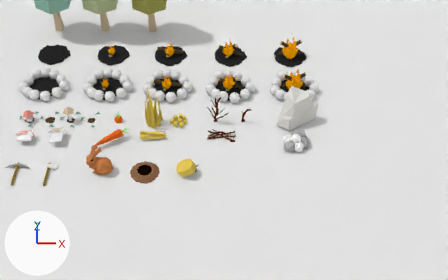
What one commit did to the Blender file Assets/DontStarve/DontStarveAssets01.blend.
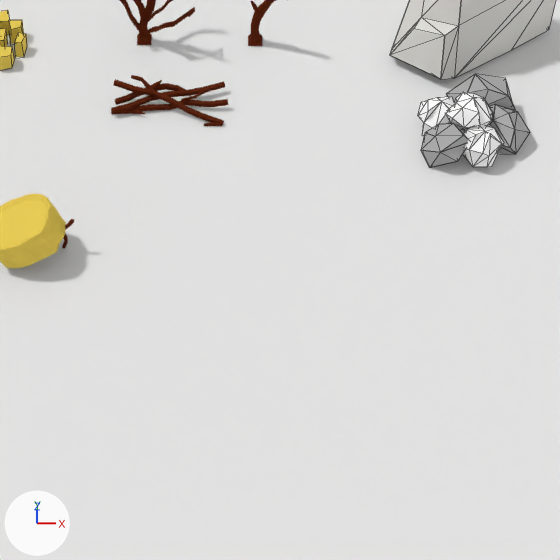
Each version is shown from a camera (50 mm lens) standing at (3.25, -6.78, 18.98) and looking at (3.02, 9.84, 1.29), then close up on the part from 40% to 71% of the width and 40% to 89% of the height. Every picture has the same lights, and +X, +Y and +Z are marked at lower left. The close-ups show mesh edges as thin lines.

The scene before the commit, as lines of its bpy script (objects in view):
```python
me_cube_022 = bpy.data.meshes.new('Cube.022')
me_cube_022.from_pydata(...)  # 144 vertices, 138 faces; spans x -2.51..2.11, y -11.75..-2.66, z -1.47..2.72
me_cube_022.materials.append(mat_twigs)  # brown #5a2412
me_untitled = bpy.data.meshes.new('Untitled')
me_untitled.from_pydata(...)  # 98 vertices, 40 faces; spans x -713.0..930.0, y 0.0..1467.0, z -591.0..706.0
me_untitled.materials.append(mat_color_002)  # light grey #dfded9
me_untitled_006 = bpy.data.meshes.new('Untitled.006')
me_untitled_006.from_pydata(...)  # 51 vertices, 24 faces; spans x -352.0..401.0, y 0.0..402.0, z -256.0..341.0
me_untitled_006.materials.append(mat_m_0134_dimgray)  # grey #acacac
ob_cube_010 = bpy.data.objects.new('Cube.010', me_cube_022)
ob_cube_010.location = (2.96, 11.63, 0.07)
ob_cube_010.scale = (0.262, 0.0585, 0.0585)
ob_rock_chunk_01_001 = bpy.data.objects.new('Rock_Chunk_01.001', me_untitled)
ob_rock_chunk_01_001.location = (5.98, 12.3, 0.02)
ob_rock_chunk_01_001.rotation_euler = (1.561, 0.0, 0.0)  # degrees (89, 0, 0)
ob_rock_chunk_01_001.scale = (0.00108, 0.00108, 0.00108)
ob_rock_medium_02_003 = bpy.data.objects.new('Rock_Medium_02.003', me_untitled_006)
ob_rock_medium_02_003.location = (5.74, 10.6, 0.08)
ob_rock_medium_02_003.rotation_euler = (1.722, -0.588, -0.0449)  # degrees (99, -34, -2.6)
ob_rock_medium_02_003.scale = (0.000723, 0.000723, 0.000723)
# also in view: 'Rock_Medium_02.002' at (6.32, 10.84, 0.14); 'Rock_Medium_02.001' at (6.11, 11.12, 0.17); 'Landscape' at (6.06, 10.56, 0.18); 'Landscape.001' at (5.95, 10.81, 0.37); 'Cube.008' at (1.02, 12.08, 0.07)
```
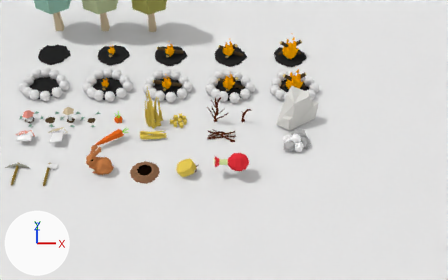
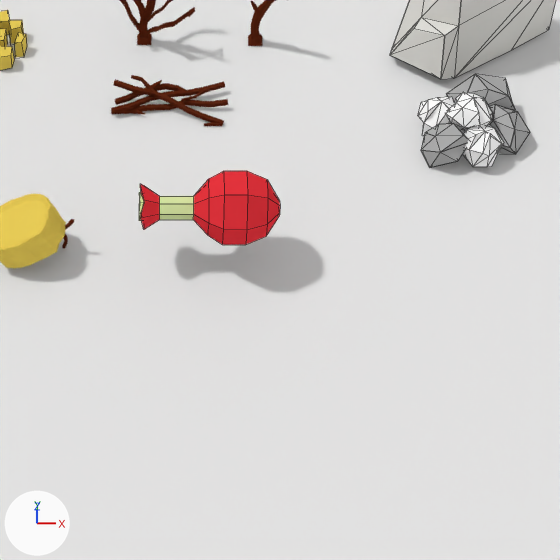
Patch to the scene script:
```diff
--- a/Assets/DontStarve/DontStarveAssets01.blend.py
+++ b/Assets/DontStarve/DontStarveAssets01.blend.py
@@ mat_material_019 @@
+mat_material_019 = diffuse_material('Material.019')
+mat_material_019.base_color = (0.8, 0.0345, 0.0466)  # red #e7343d
@@ mat_material_006 @@
+mat_material_006 = diffuse_material('Material.006')
+mat_material_006.base_color = (0.682, 0.8, 0.37)  # green #d7e7a4
@@ me_cube_028 @@
+me_cube_028.from_pydata(...)  # 70 vertices, 65 faces; spans x -20.7..21.1, y -21.3..20.5, z -23.8..55.4
+# faces by material slot: [15, 50]
+me_cube_028.materials.append(mat_material_006)  # green #d7e7a4
+me_cube_028.materials.append(mat_material_019)  # red #e7343d
@@ ob_cube_016 @@
+ob_cube_016 = bpy.data.objects.new('Cube.016', me_cube_028)
+ob_cube_016.location = (3.06, 9.22, 0.7)
+ob_cube_016.rotation_euler = (-1.582, 0.0, -1.56)  # degrees (-91, 0, -89)
+ob_cube_016.scale = (0.0171, 0.0171, 0.0171)
```

What differs and where, as boxes [x1, y1, x2, y2] in the close-ups (560 x 560 px):
'Cube.016', added (red)
    after: [139, 171, 280, 245]
    faces in mat_material_019 (red #e7343d): [140, 171, 280, 245]
    faces in mat_material_006 (green #d7e7a4): [139, 193, 194, 221]
